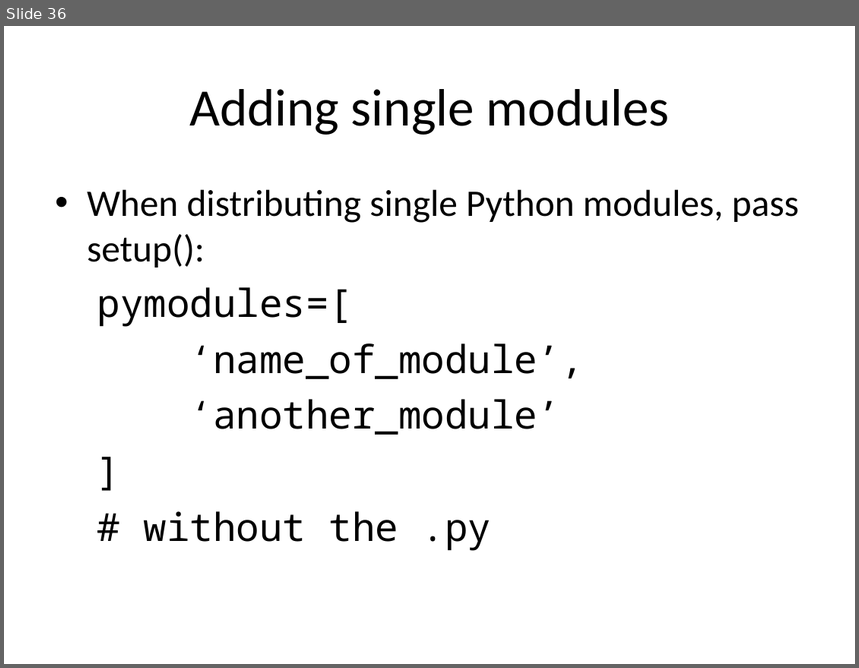
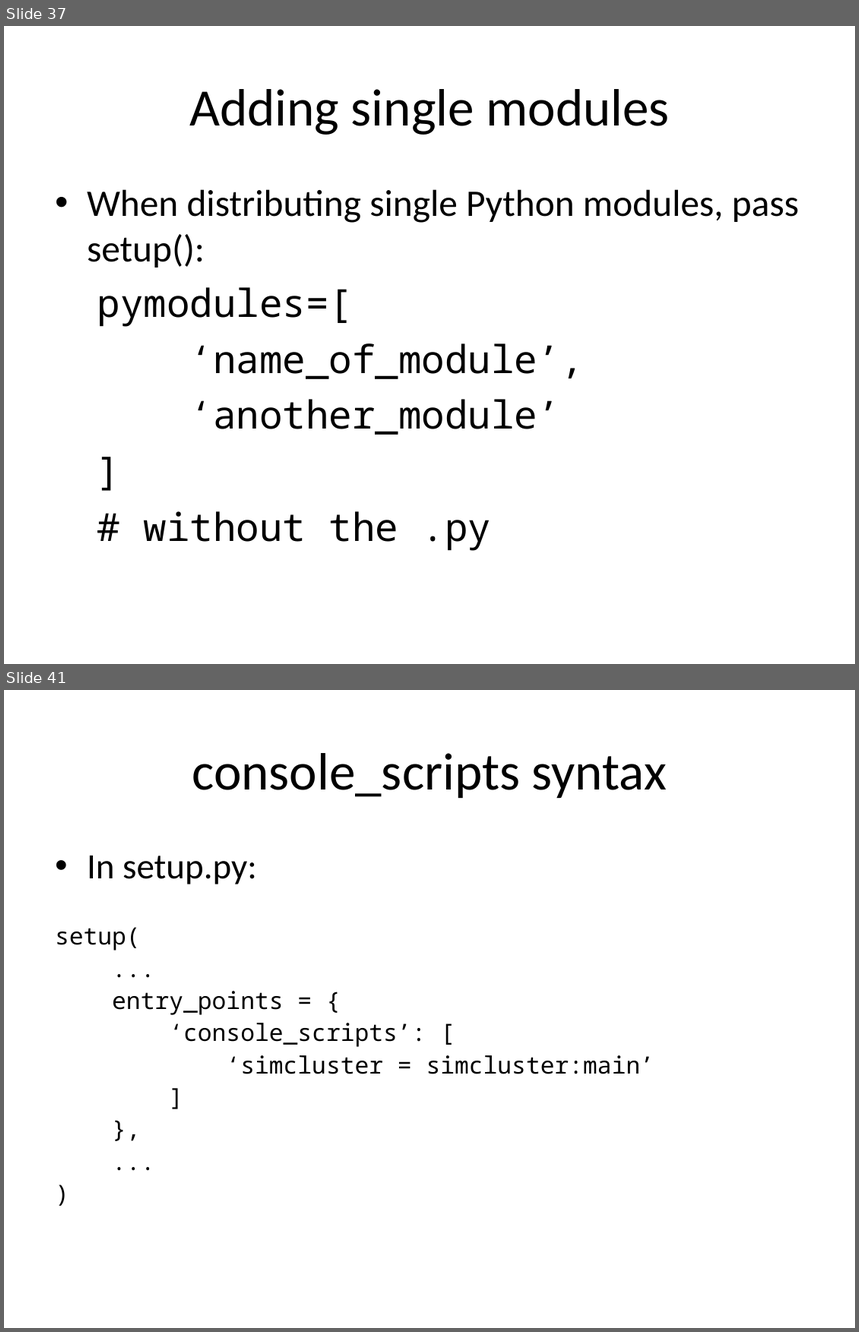
Before and after one commit to embray/pyastro-packaging-tutorial, a slide deck: packaging.ppt. Shown one above the other, each under a label of ours: slide 36 before the commit, slides 37 and 41 after it; the slides between them are not shown. The pictures are 859x668 and 859x1332 pixels, drawn with LibreOffice and Linux fonts; fonts in the diff are those of the drawing. Boxes give left, top, right and bottom in pixels: in the first picture for what was removed or moved away, otherwise in the second. Text is boxed around its words. In the diff, an @@ line names an element or a change of style, - is before the commit and + after.

```diff
--- a/packaging.ppt
+++ b/packaging.ppt
@@ slide 41 added at (4, 690, 855, 1328), background #FFFFFF @@
@@ title added at (192, 753, 667, 798), 49 pt, text #000000 @@
+console_scripts syntax
@@ text added at (55, 856, 655, 1075), 22.2 pt, text #000000 @@
+• In setup.py:
+setup(
+...
+entry_points = {
+‘console_scripts’: [
+‘simcluster = simcluster:main’
+]
+},
+...
+)
@@ what was slide 36 is now slide 37 @@
```
Also in this commit, not shown: 1 slide changed, 25 other slides added.
